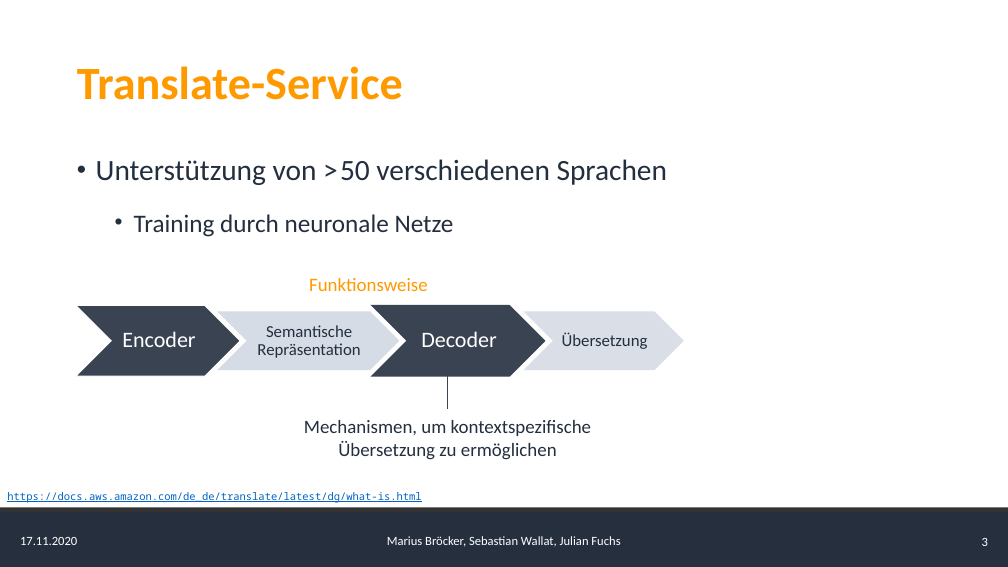
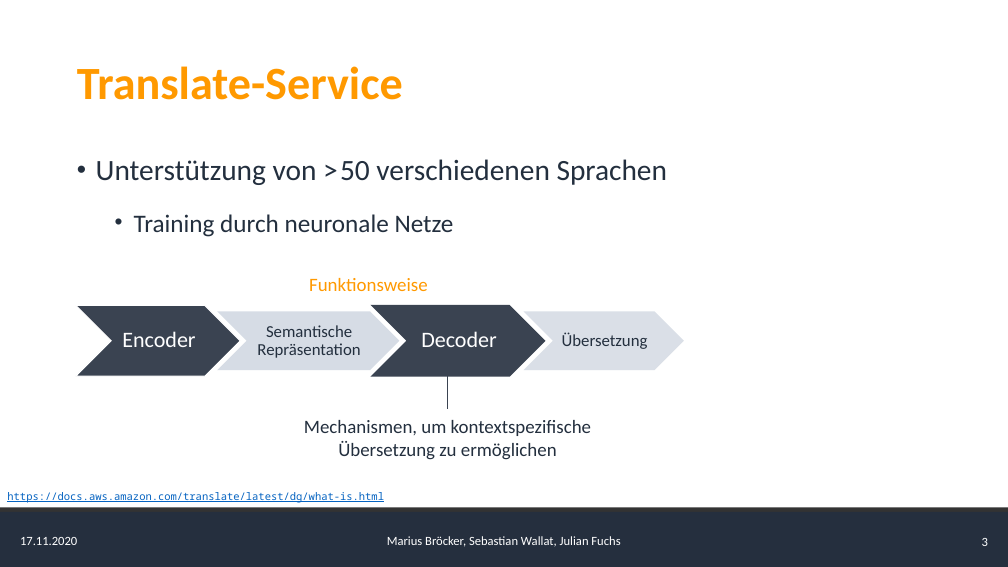
Before and after one commit to AlgorithmicEntropy/AWS_Translate_Polly, a slide deck: slide 3 of presentation/Presentation.pptx. Drawn at 1008x567 pixels with LibreOffice and Linux fonts; fonts in the diff are those of the drawing. Boxes give left, top, right and bottom in pixels: in the first picture for what was removed or moved away, otherwise in the second. Text is boxed around its words. In the diff, an @@ line names an element or a change of style, - is before the commit and + after.

Commit message:
added slide

```diff
--- a/presentation/Presentation.pptx
+++ b/presentation/Presentation.pptx
@@ text at (x1=7, y1=492, x2=384, y2=503): text changed @@
-https://docs.aws.amazon.com/de_de/translate/latest/dg/what-is.html
+https://docs.aws.amazon.com/translate/latest/dg/what-is.html
```
Also in this commit, not shown: 2 other slides changed, 1 slide added, 1 slide removed.
